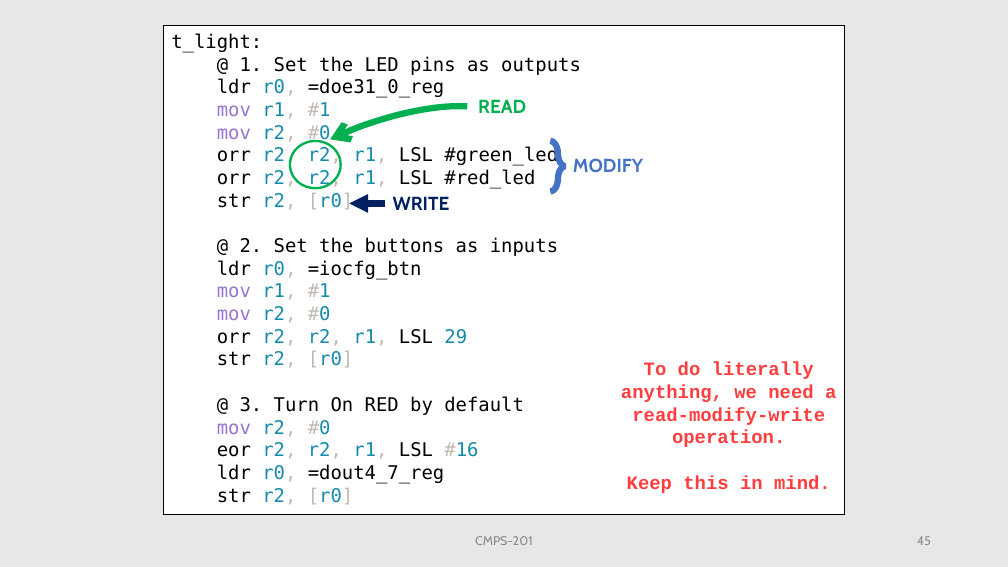
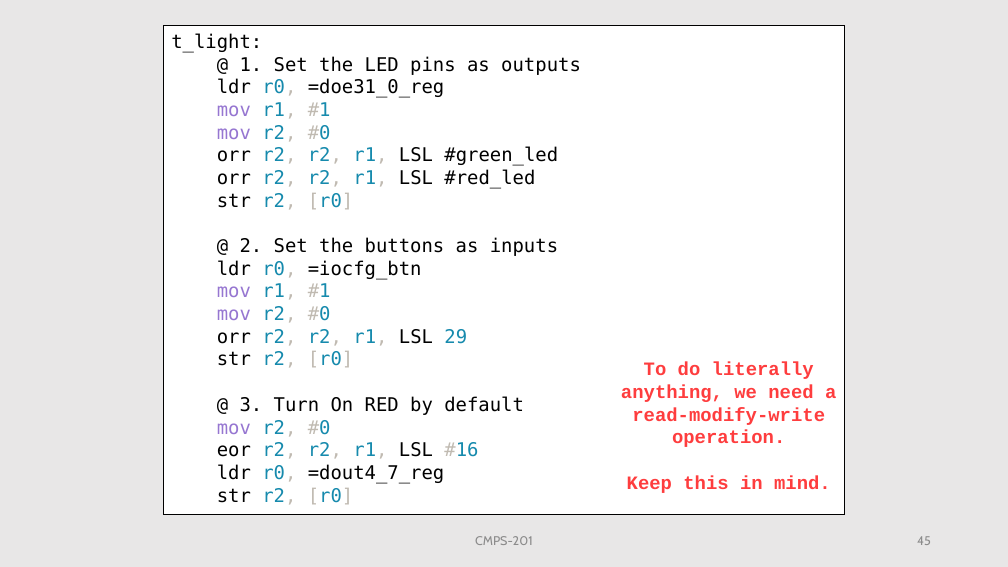
Before and after one commit to OmarAmer01/CMPS201_2023, a slide deck: slide 45 of Lab 4/Lab 4.pptx. Drawn at 1008x567 pixels with LibreOffice and Linux fonts; fonts in the diff are those of the drawing. Boxes give left, top, right and bottom in pixels: in the first picture for what was removed or moved away, otherwise in the second. Text is boxed around its words. In the diff, an @@ line names an element or a change of style, - is before the commit and + after.

```diff
--- a/Lab 4/Lab 4.pptx
+++ b/Lab 4/Lab 4.pptx
@@ arc (boxed as its full ellipse) removed at (261,85,510,229) @@
@@ text removed at (478,99,526,113) @@
-READ
@@ ellipse removed at (290,141,341,188) @@
@@ left brace removed at (551,141,566,191) @@
@@ text removed at (573,158,643,172) @@
-MODIFY
@@ arrow removed from (386, 203) to (349, 203) @@
@@ text removed at (393,196,450,210) @@
-WRITE
```
Also in this commit, not shown: 1 other slide changed, 2 other files.
